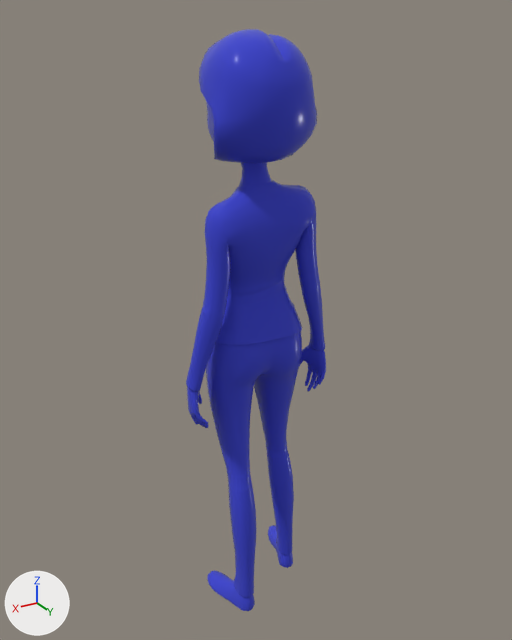
Renders of the FBX model data/MODEL/woman.fbx from each side of a commit.
Rendered twice from a camera (50 mm lens) standing at (0.00268, 0.00462, 0.00362) and looking at (-0.0015, -0.00234, 0.00014). Arrows for +X, +Y and +Z are at lower left; the lights stay in place. Where no turn or scale is listed for an object, it has been applied to the vertices.

Names of what the first picture shows: 'root'.
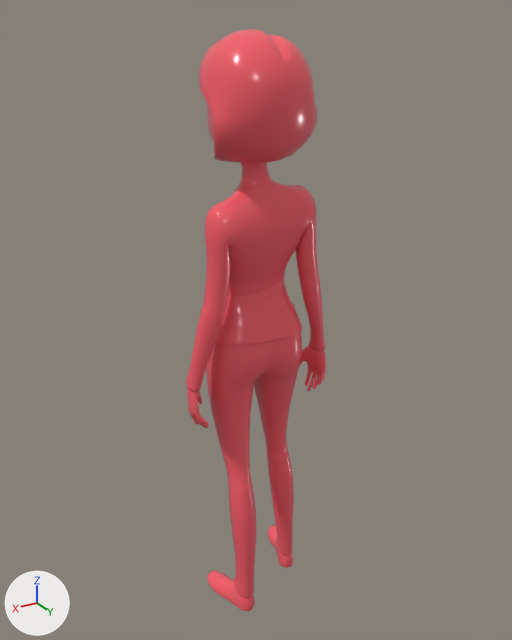
The newer file is also rescaled (x1.405), turned or shifted as a whole; pictures and numbers use the older file's frame.

Where the change shows, as pixel boxes [x1, y1, x2, y2] in the pictures (512 x 640 px):
'root', recoloured
    both: [186, 29, 326, 611]

The change in detail:
Material 'Material_49' (mat_material_49) is new.
Its base color is (0.925, 0.11, 0.141) (red #f65d69).
Its roughness is 0.207.
me_mesh_id27 has 4281 vertices, 8558 faces and spans x -0.00236..-0.00041, y -0.00299..-0.00151, z -0.00383..0.00349.
me_mesh_id27 no longer uses material mat_material_58.
me_mesh_id27 now uses material mat_material_49 (red #f65d69).
